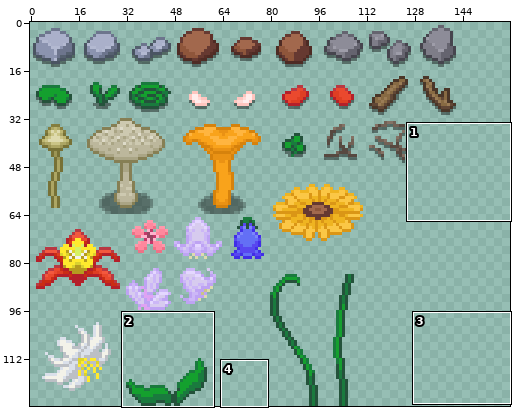
One commit to this sprite sheet: Images/ground-bits.png. The first picture is a wide view before the edit; the outline marks the close-up.
Close-up. First the earlier version:
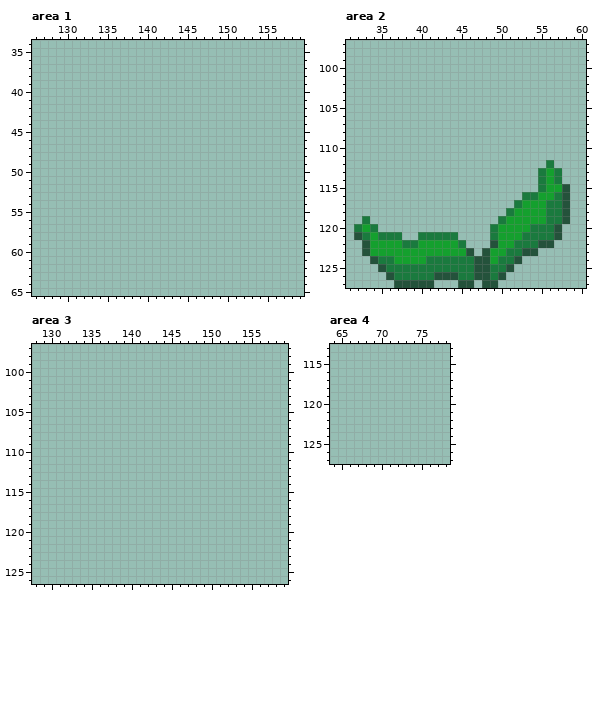
The file is 160x128 pixels. Colours within 5 levels of each other are drawn and written as one. Shown: area 1: x 126..159, y 34..65; area 2: x 31..60, y 97..127; area 3: x 128..159, y 97..126; area 4: x 64..78, y 113..127. The commit also changed other parts of the picture, which this record leaves out.
And afterwards:
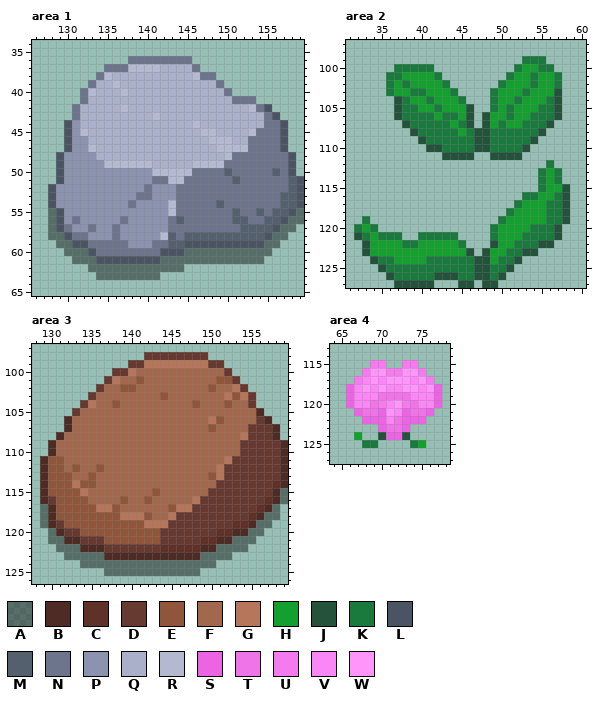
Palette (. is transparent): A #0000006a  B #4e2b24  C #5f3129  D #663931  E #8f563b  F #a2684d  G #b5765b  H #14a02e  J #24523b  K #1a7a3e  L #4a5462  M #55606f  N #6d758d  P #8b93af  Q #aab0ca  R #b3b9d1  S #ea64e4  T #ef74e8  U #f37bed  V #fb86f5  W #ff95fa
What changed:
--- area 1
@@ x 126..159 @@
 35 ..................................
-36 ..................................
-37 ..................................
-38 ..................................
-39 ..................................
-40 ..................................
-41 ..................................
-42 ..................................
-43 ..................................
-44 ..................................
-45 ..................................
-46 ..................................
-47 ..................................
-48 ..................................
-49 ..................................
-50 ..................................
-51 ..................................
-52 ..................................
-53 ..................................
-54 ..................................
-55 ..................................
-56 ..................................
-57 ..................................
-58 ..................................
-59 ..................................
-60 ..................................
-61 ..................................
-62 ..................................
-63 ..................................
+36 ............NNNNNNNN..............
+37 .........NNNRRRRQQQQN.............
+38 ........NRQQQQQQQQQQRNN...........
+39 .......NQQRQQQQQQQQQQQQN..........
+40 ......NRQQQRQQQQQQQQQQQQN.........
+41 ......NQQQQQQQQQQQQQQQQQQNNN......
+42 .....NQQQQQRQQQQQQQQQQQQQQQRNL....
+43 .....NQQQQQQQQQRQQQQQQQQQQQQQNL...
+44 ....LPQQQQQQQQQQQQQQRQQQQQQQQNNL..
+45 ....LPRQQQQQQQQQQQQQQRRQQQQRNNNL..
+46 ....LPPQQQQQQQQQQQQQQQRRRQQNNNNL..
+47 ....LPPRQQQQQQQQQQQQQQQRRRRNNNNL..
+48 ...LPPPPQQQQQQQQQQQQQQQQRNNNNNNNL.
+49 ...LPPPPPRRRRRRQQQQQRRRRNNNNNNNNL.
+50 ...LPPPPPPPPPPPRRRRRNNNNMNNNNNMNL.
+51 ...LPPPPPPPPPPPNNRRNNNNNNMNNNNNNML
+52 ..LPPPPPPPPPPPNPPPNNNNNNNNNNNNNNML
+53 ..LPPPPPPPPPPNNPPPNNNNNNNNNNNNNMML
+54 ..LPPPPPPPPPNPPPPRNNNNNMNNNNNNNMML
+55 ..ALPPPPPPPPPPPPPRNNNNNNNMNNMNMMLA
+56 ..ALPNPPPPPNPPPPPNMNNNNNNMMNNMMLAA
+57 ..ALNPPNPPNPPPPPPNNNNNNNNNMMMMLAA.
+58 ..AALNNPPPNPPPPPRMNMMMMMMMMMMLAA..
+59 ...AALLNNNNNPPPNNMMLLLLLLLLLLAA...
+60 ....AAALNNNNNNNNLLLAAAAAAAAAAA....
+61 .....AAALLLLLLLLAAAAAAAAAAAAA.....
+62 .......AAAAAAAAAAAA...............
+63 ........AAAAAAAA..................
 64 ..................................
--- area 2
@@ x 31..60 @@
  98 ..............................
- 99 ..............................
-100 ..............................
-101 ..............................
-102 ..............................
-103 ..............................
-104 ..............................
-105 ..............................
-106 ..............................
-107 ..............................
-108 ..............................
-109 ..............................
-110 ..............................
-111 ..............................
+ 99 ......................KKK.....
+100 ......KKKKK..........KHHKK....
+101 .....KKHHHHK........KHHKHHK...
+102 .....KHKHHHHK......KHHHKHHK...
+103 .....KHHKKHHHK....KHHHKHHHJ...
+104 ......JKHHKHHHK...KHHKHHHKJ...
+105 ......JKKHHKHHHJ..KHKHHHKKJ...
+106 ......JKKKKHKKHJ.JHHKHHKKKJ...
+107 .......JKKKKKHKJ.JHKHHKKKJ....
+108 ........JKKKKKHKJJKKKKKKJ.....
+109 .........JKKKKKKJJKKKKKJ......
+110 ..........JJKKKKJJKKKKJ.......
+111 ............JJJJ..JJJJ........
 112 .........................K....
--- area 3
@@ x 128..159 @@
  97 ................................
- 98 ................................
- 99 ................................
-100 ................................
-101 ................................
-102 ................................
-103 ................................
-104 ................................
-105 ................................
-106 ................................
-107 ................................
-108 ................................
-109 ................................
-110 ................................
-111 ................................
-112 ................................
-113 ................................
-114 ................................
-115 ................................
-116 ................................
-117 ................................
-118 ................................
-119 ................................
-120 ................................
-121 ................................
-122 ................................
-123 ................................
-124 ................................
-125 ................................
+ 98 ..............DDDDDDDD..........
+ 99 ............DDGGGGGGGGDD........
+100 ..........DDGFFFFFFFFFFFD.......
+101 .........DGFFEFFFFFFFFFEED......
+102 ........DFFEEFFFFFFFFFEFFGD.....
+103 .......DFFFFFFFFEFFFFFFFGEGD....
+104 ......DGFFEFFFFFFFFFEFFFEFFD....
+105 .....DFFFFFFFFFFFFFFFFFFFFFFB...
+106 ....BFFFFFFFFFFFFFFFFFGEFFFFDB..
+107 ....BFFFFFFFFFFFFFFFFFEFFFFDDDB.
+108 ...BFFFFFFFFFFFFFFFFFFFFFFGDDDB.
+109 ..BFFFFFFFFFFFFFFFFFFFFFFFDDDDDB
+110 ..BFFFFFFFFFFFFFFFFFFFFFFFDDDDDB
+111 .BEEFFFFFFFFFFFFFFFFFFFFGDDDDDDB
+112 .BEEFEFFEFFFFFFFFFFFFFFGDDDDDDDB
+113 .BEEEFFEFFFFFFFFFFFFFFEGDDDDDDDB
+114 .BEEEGEEFFFFFFFFFFFFFFFDDDDDDDCB
+115 .BEEEEGFFFFFFFFEFFFFFFDDDDDDDDBA
+116 .BDEEEEFFFFEFFEFFFFFGDDDDDDDDCBA
+117 .ABEEEEEGGEFFFFFFEGGDDDDDDDDCBA.
+118 .ABEEEEEEEEGGGEFFGDDDDDDDDDCBAA.
+119 .ABDEEEEEEEEEEGGGDDDDDDDDCCBAA..
+120 ..ABDDEEEEEEEEEEDDDDDDDCCBBAA...
+121 ..AABBDDDEEEEEEEDDDDDCCBBAAA....
+122 ...AAABBBDDDDDDDCCCCCBBAAAA.....
+123 ....AAAAABBBBBBBBBBBBAAAA.......
+124 ......AAAAAAAAAAAAAAAAA.........
+125 .........AAAAAAAAAAAA...........
 126 ................................
--- area 4
@@ x 64..78 @@
 114 ...............
-115 ...............
-116 ...............
-117 ...............
-118 ...............
-119 ...............
-120 ...............
-121 ...............
-122 ...............
-123 ...............
-124 ...............
-125 ...............
+115 .....UU..UU....
+116 ....UWWUUWWU...
+117 ...UVWVWWWVWU..
+118 ..SVWVWVVWWVWS.
+119 ..SVVVTTTTVVVS.
+120 ..SVVTUVWUTVVS.
+121 ...STTSWVSTTS..
+122 ....SSSVTSSS...
+123 ......STTS.....
+124 ...H..JSSJ.....
+125 ....KK....KH...
 126 ...............
Boxes around the changes in both close-ups, in picture pixels (x1, y1, x2, y2):
added: (48, 56, 304, 280)
added: (386, 56, 562, 160)
added: (40, 352, 288, 576)
added: (346, 360, 442, 448)
